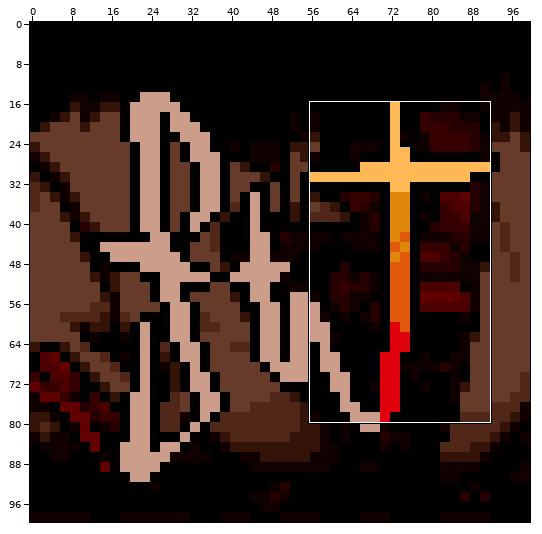
File history of a sprite sheet, thumb_png.png. The picture above shows the old version from afar; the outline marks the close-up.
Close-up. Before the commit:
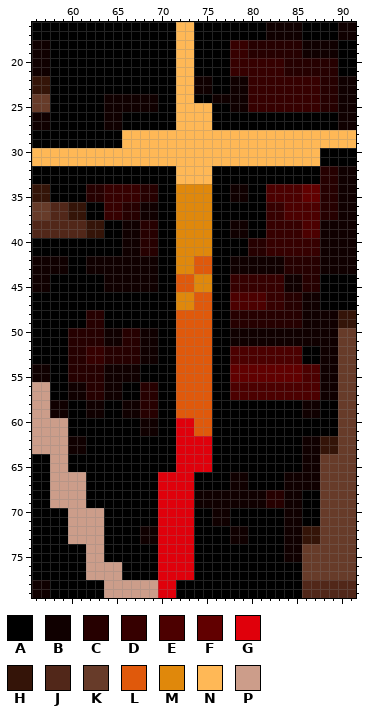
The file is 100x100 pixels. Colours within 5 levels of each other are drawn and written as one. Shown: x 56..91, y 16..79.
Palette (. is transparent): A #000000  B #100000  C #260000  D #360000  E #4c0000  F #610000  G #e0000b  H #341408  J #512719  K #673b29  L #e0590b  M #e0880b  N #ffb856  P #cc9d8a
The same view after the edit:
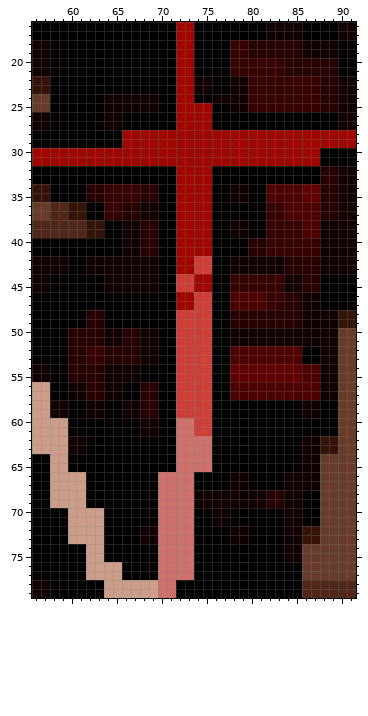
Difference:
Colour G changes from #e0000b to #cc716c.
Colour L changes from #e0590b to #cc4039.
Colour N changes from #ffb856 to #9e0700.
The edit turns colour M into colour N in rows 34 to 41 at x 72 to 75; in rows 42 to 43 at x 72 to 73; in rows 44 to 45 at x 74 to 75; in rows 46 to 47 at x 72 to 73.
Where, in picture pixels (left, top, right, bottom), the same in both close-ups:
changed: (32, 22, 356, 598)
